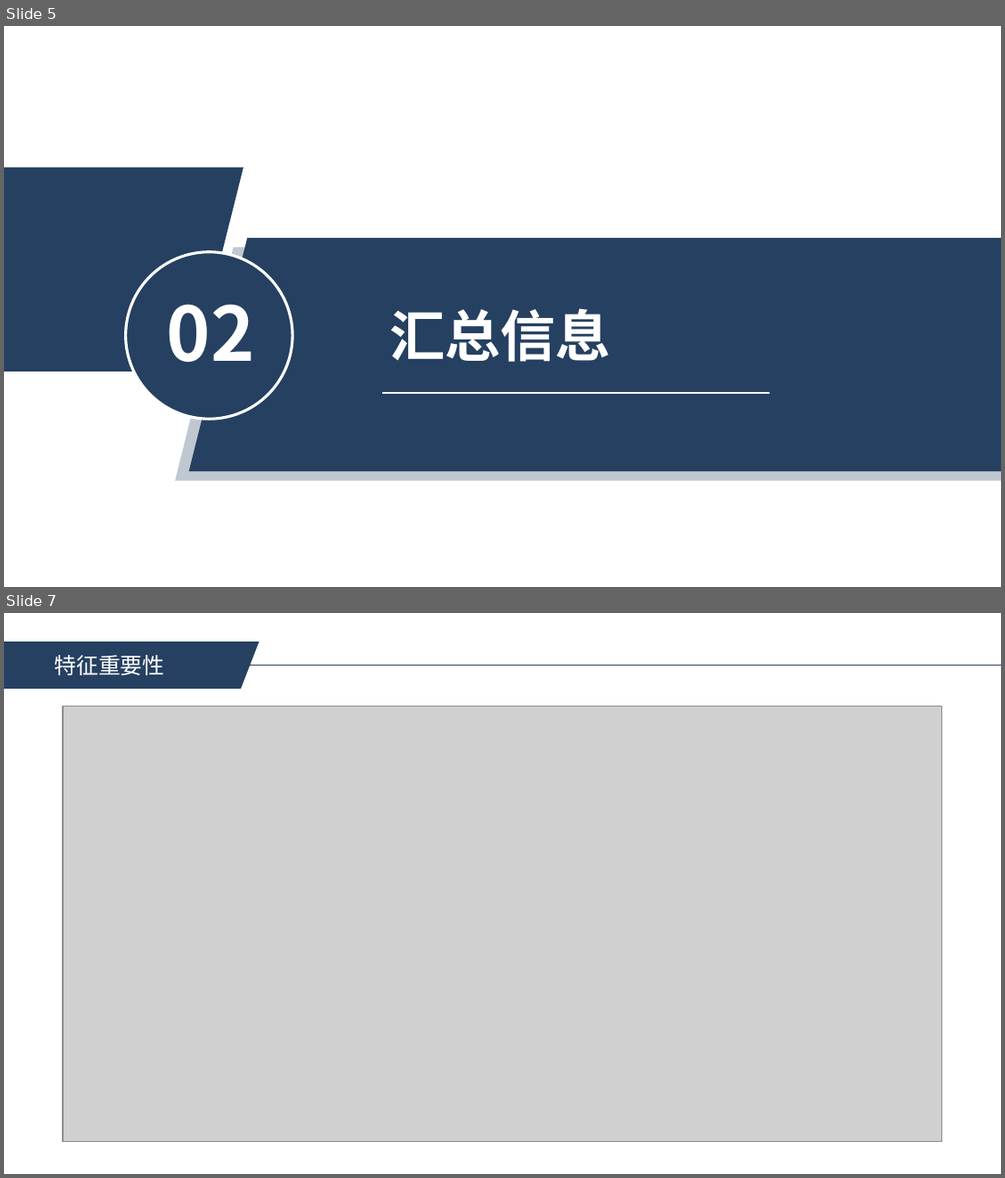
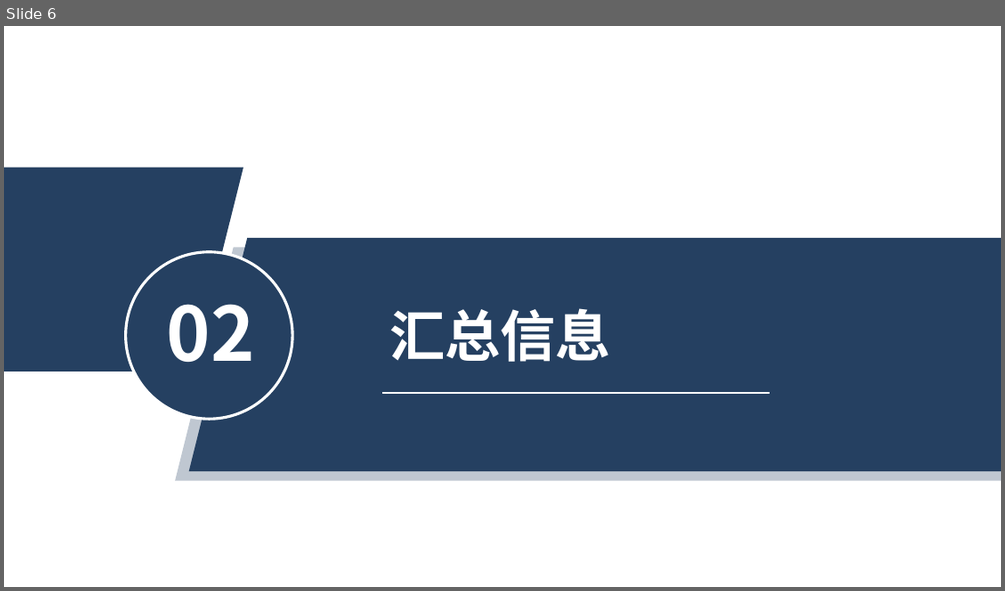
Before and after one commit to impossible03/Computer-Vision-homework, a slide deck: 04-刘宇-project1.pptx. Shown one above the other, each under a label of ours: slides 5 and 7 before the commit, slide 6 after it; the slides between them are not shown. The pictures are 1005x1178 and 1005x591 pixels, drawn with LibreOffice and Linux fonts; fonts in the diff are those of the drawing; grey boxes stand for pictures. Boxes give left, top, right and bottom in pixels: in the first picture for what was removed or moved away, otherwise in the second. Text is boxed around its words. In the diff, an @@ line names an element or a change of style, - is before the commit and + after.

```diff
--- a/04-刘宇-project1.pptx
+++ b/04-刘宇-project1.pptx
@@ slide 7 removed at bbox=[4, 613, 1001, 1174], background #FFFFFF @@
@@ line removed from (4, 665) to (1001, 665) @@
@@ parallelogram removed at bbox=[4, 641, 259, 689] @@
@@ text removed at bbox=[55, 655, 165, 675] @@
-特征重要性
@@ picture removed at bbox=[63, 706, 942, 1142] @@
@@ what was slide 5 is now slide 6 @@
```
Also in this commit, not shown: 3 slides changed, 9 slides added, 1 other file.
